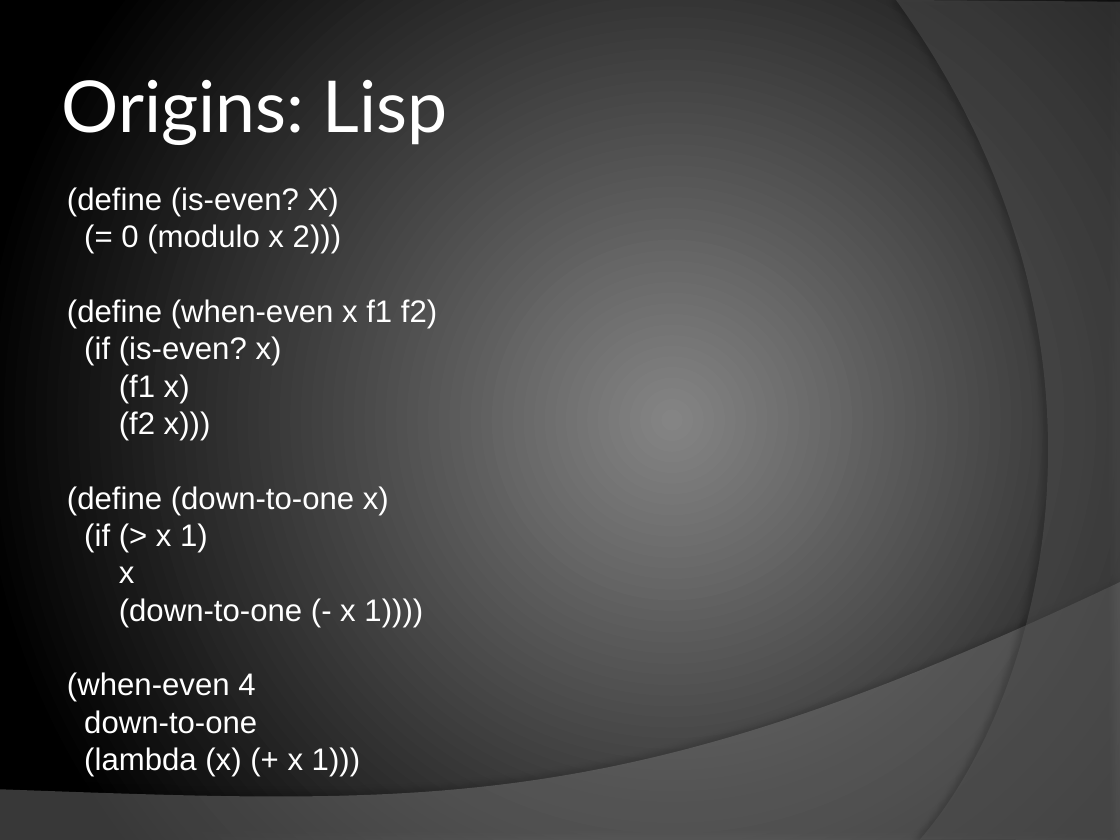
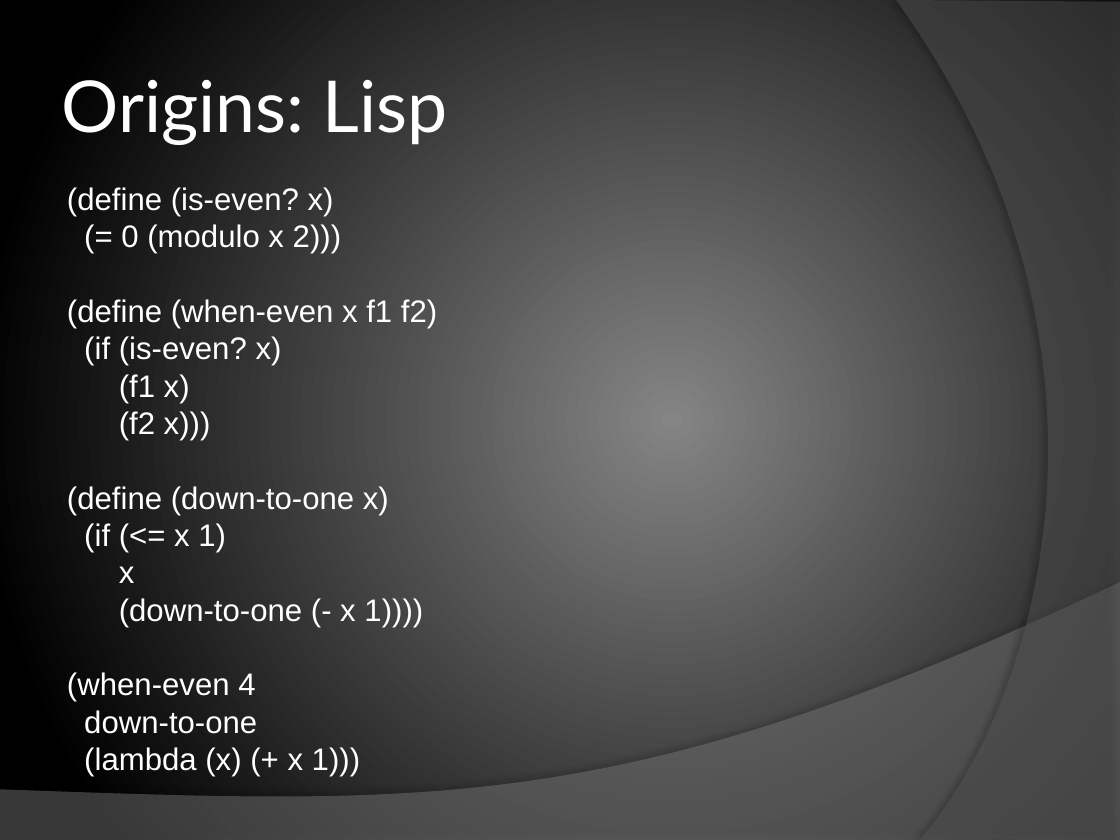
Before and after one commit to chrislewis/JaxFunc_0_ImperativelyFunctional, a slide deck: slide 8 of JaxFunc.pptx. Drawn at 1120x840 pixels with LibreOffice and Linux fonts; fonts in the diff are those of the drawing. Boxes give left, top, right and bottom in pixels: in the first picture for what was removed or moved away, otherwise in the second. Text is boxed around its words. In the diff, an @@ line names an element or a change of style, - is before the commit and + after.

```diff
--- a/JaxFunc.pptx
+++ b/JaxFunc.pptx
@@ text at (67,187,334,216): text changed @@
-(define (is-even? X)
+(define (is-even? x)
@@ text at (84,523,226,552): text changed @@
-(if (> x 1)
+(if (<= x 1)
```
Also in this commit, not shown: 1 other file.
